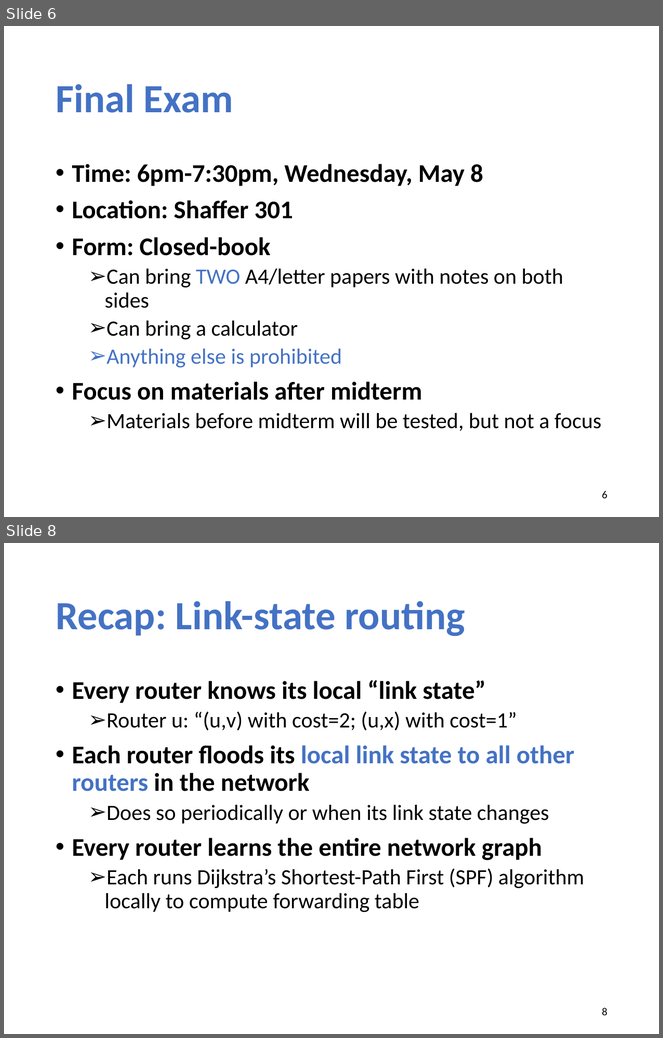
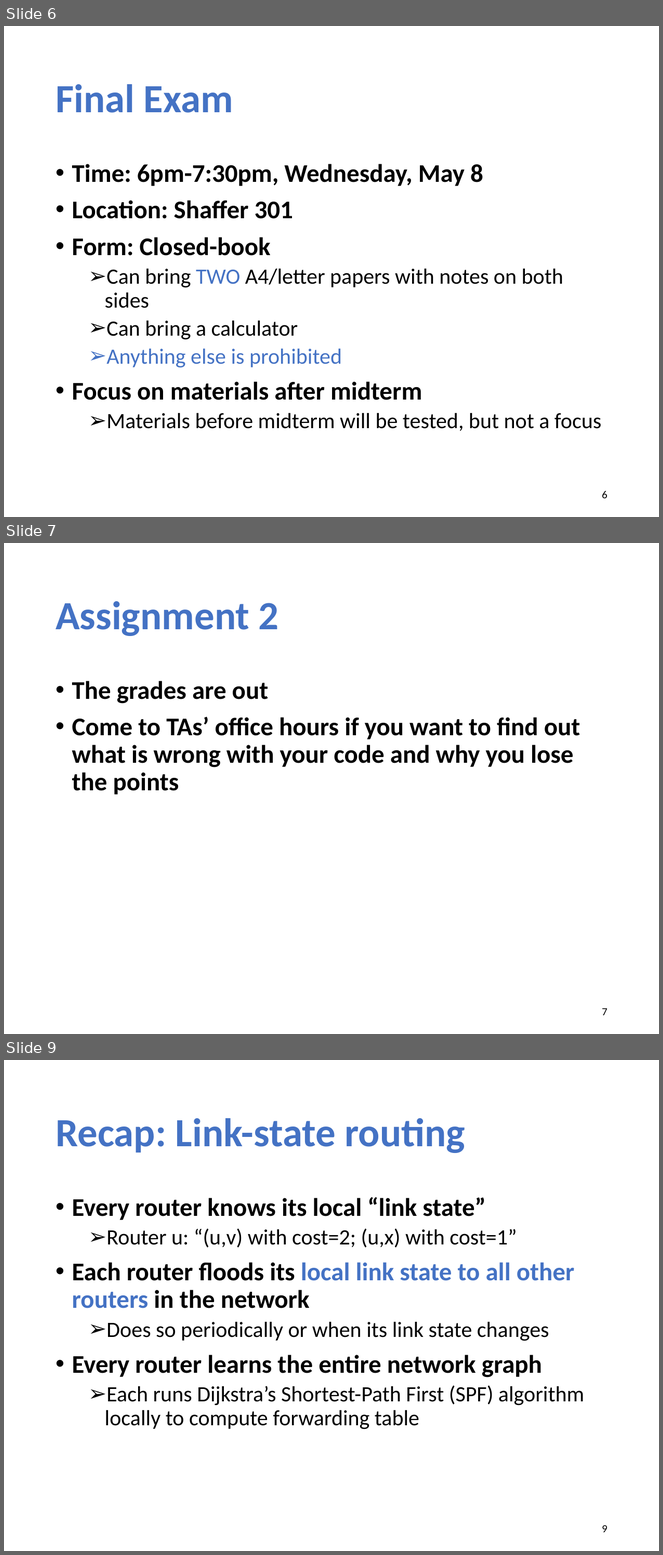
Before and after one commit to xinjin/course-net, a slide deck: slides/lec14_interdomain.pptx. Shown one above the other, each under a label of ours: slides 6 and 8 before the commit, slides 6, 7 and 9 after it; the slides between them are not shown. The pictures are 663x1038 and 663x1555 pixels, drawn with LibreOffice and Linux fonts; fonts in the diff are those of the drawing. Boxes give left, top, right and bottom in pixels: in the first picture for what was removed or moved away, otherwise in the second. Text is boxed around its words. In the diff, an @@ line names an element or a change of style, - is before the commit and + after.

```diff
--- a/slides/lec14_interdomain.pptx
+++ b/slides/lec14_interdomain.pptx
@@ slide 7 added at <box>4,543,659,1034</box>, background #FFFFFF @@
@@ title added at <box>55,601,279,636</box>, 44 pt, text #4472C4, bold @@
+Assignment 2
@@ text added at <box>72,681,581,795</box>, 28 pt, text #000000, bold @@
+• The grades are out
+• Come to TAs’ office hours if you want to find out what is wrong with your code and why you lose the points
@@ page number added at <box>602,1008,608,1016</box>, 12 pt, text #000000 @@
+7
@@ what was slide 8 is now slide 9 @@
@@ page number at <box>602,1525,608,1533</box>: text changed @@
-8
+9
```
Also in this commit, not shown: 2 slides changed.
